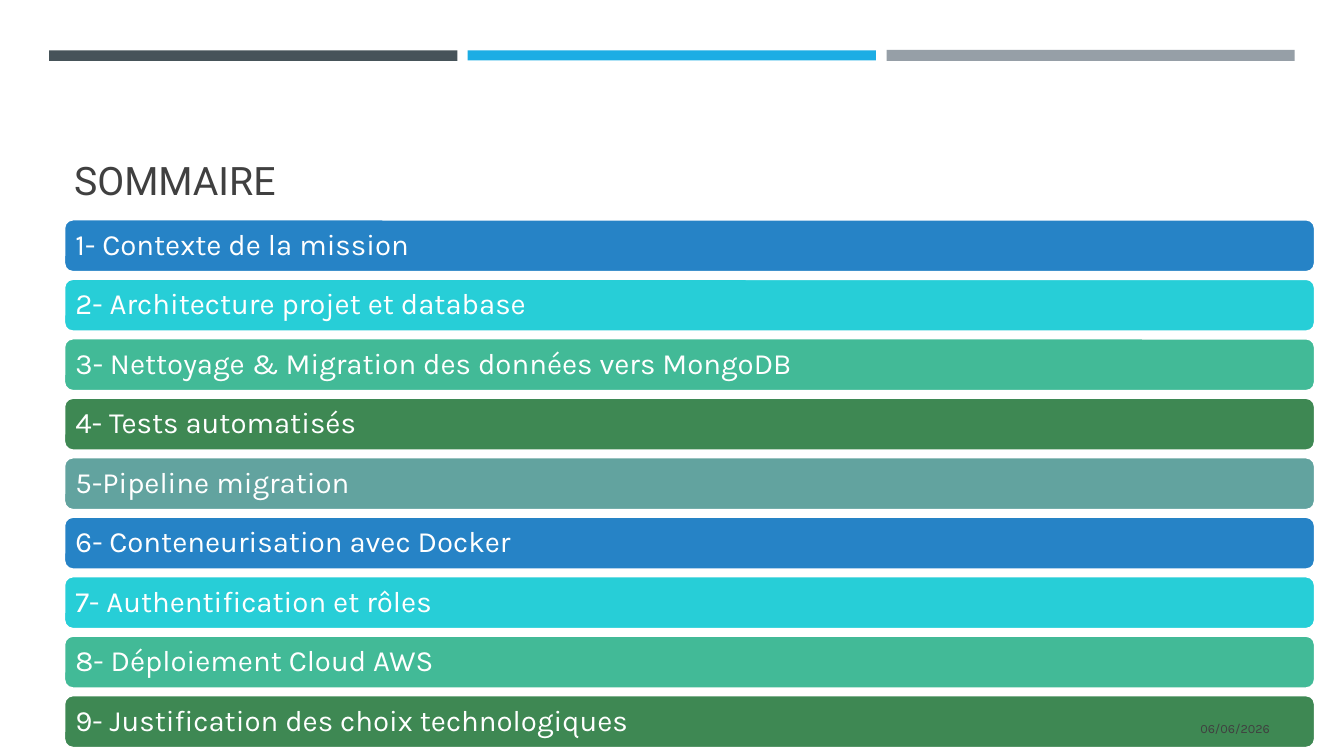
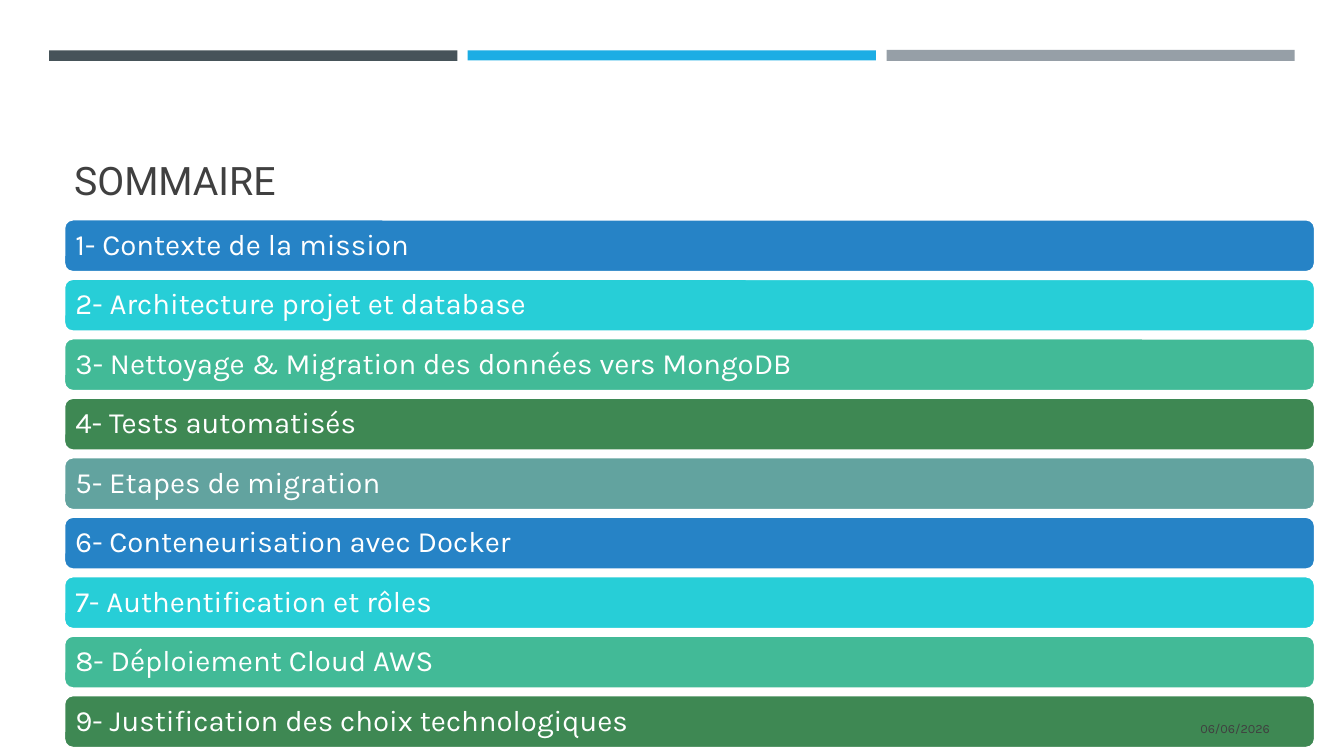
Before and after one commit to Sebules/Project_5_OpenClassrooms_Data_Engineer, a slide deck: slide 2 of ulesie_sebastien_2_presentation_062026.pptx. Drawn at 1344x756 pixels with LibreOffice and Linux fonts; fonts in the diff are those of the drawing. Boxes give left, top, right and bottom in pixels: in the first picture for what was removed or moved away, otherwise in the second. Text is boxed around its words. In the diff, an @@ line names an element or a change of style, - is before the commit and + after.

```diff
--- a/ulesie_sebastien_2_presentation_062026.pptx
+++ b/ulesie_sebastien_2_presentation_062026.pptx
@@ text at box(75, 473, 380, 500): text changed @@
-5-Pipeline migration
+5- Etapes de migration
```
Also in this commit, not shown: 12 other slides changed, 4 other files.
